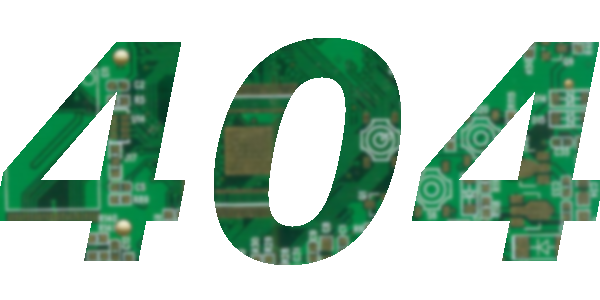
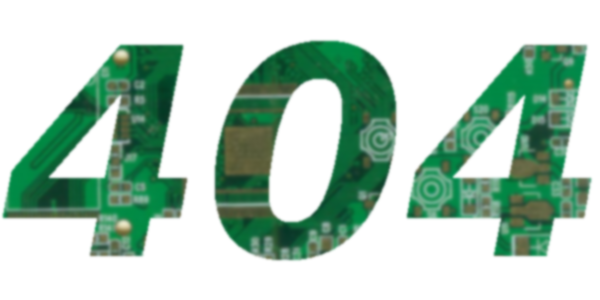
The second (600, 300) image is a revision of the first. Changes to its layers:
painted on "Circuit-Board.jpg kopiëren #1" over [0, 38, 600, 265]
